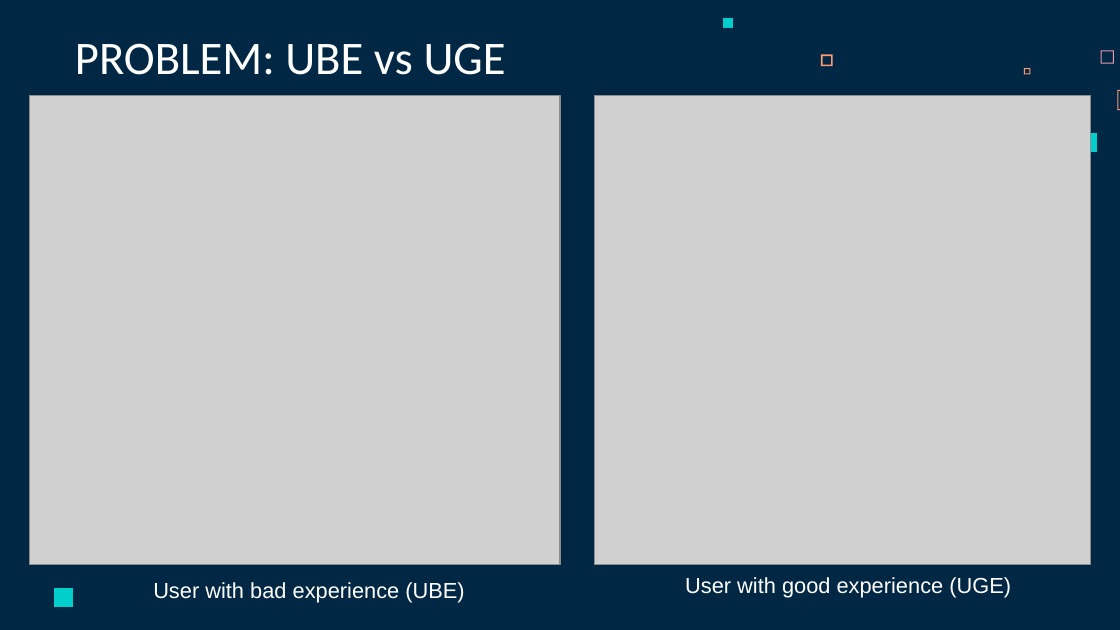
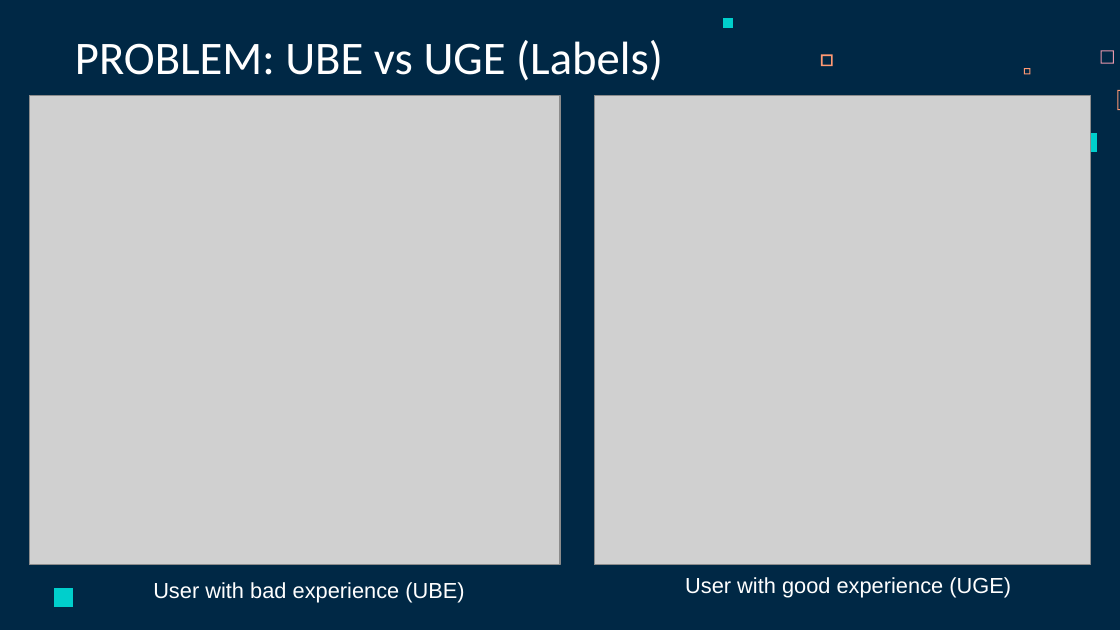
Before and after one commit to ITU-AI-ML-in-5G-Challenge/ML5G-PS-012-Xdding, a slide deck: slide 5 of ML5G-PS-012-Xdding-Presentation.pptx. Drawn at 1120x630 pixels with LibreOffice and Linux fonts; fonts in the diff are those of the drawing; grey boxes stand for pictures. Boxes give left, top, right and bottom in pixels: in the first picture for what was removed or moved away, otherwise in the second. Text is boxed around its words. In the diff, an @@ line names an element or a change of style, - is before the commit and + after.

```diff
--- a/ML5G-PS-012-Xdding-Presentation.pptx
+++ b/ML5G-PS-012-Xdding-Presentation.pptx
@@ title at box(75, 40, 663, 81): text changed @@
-PROBLEM: UBE vs UGE
+PROBLEM: UBE vs UGE (Labels)
```
Also in this commit, not shown: 11 other slides changed, 3 slides added, 2 slides removed, 1 other file.
